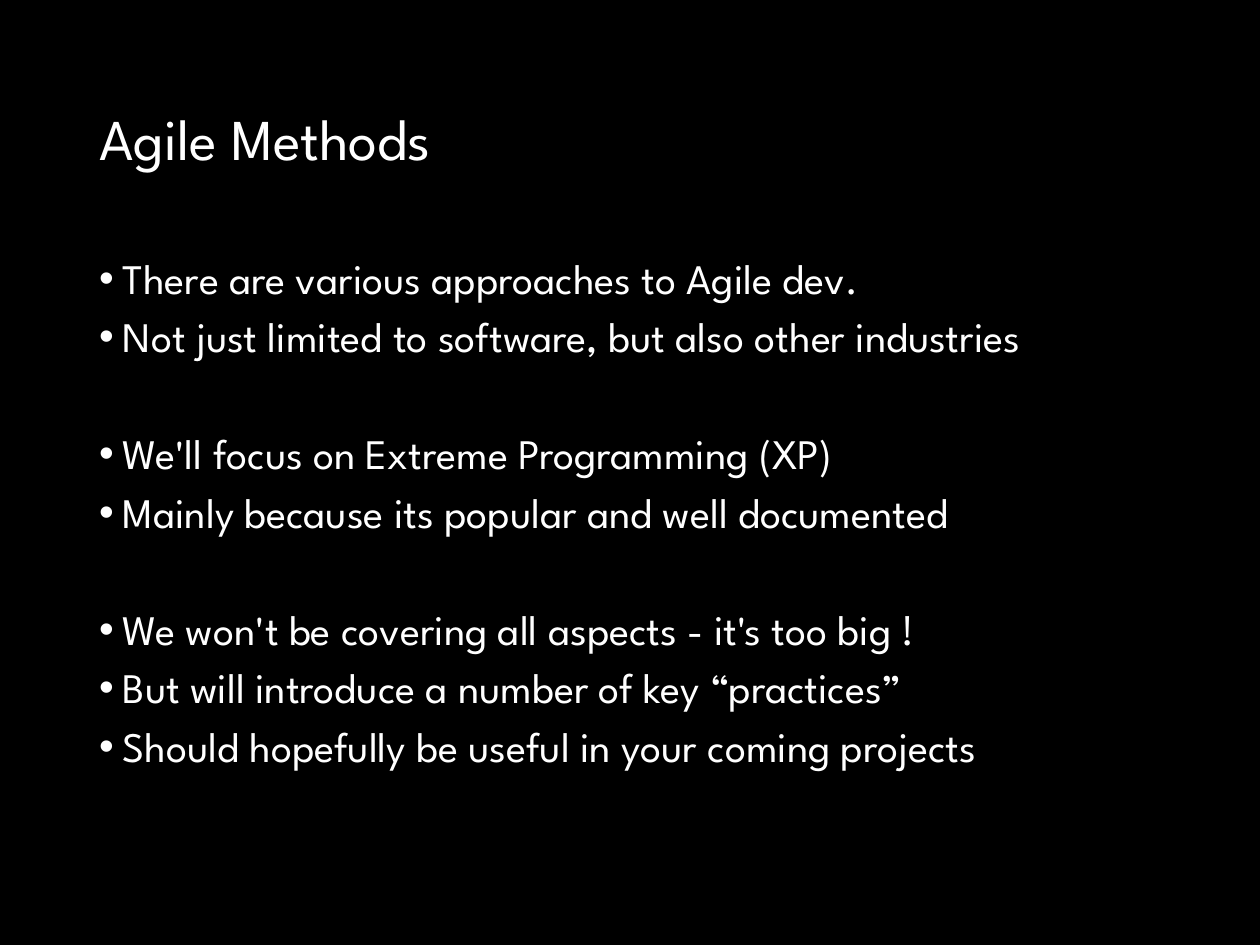
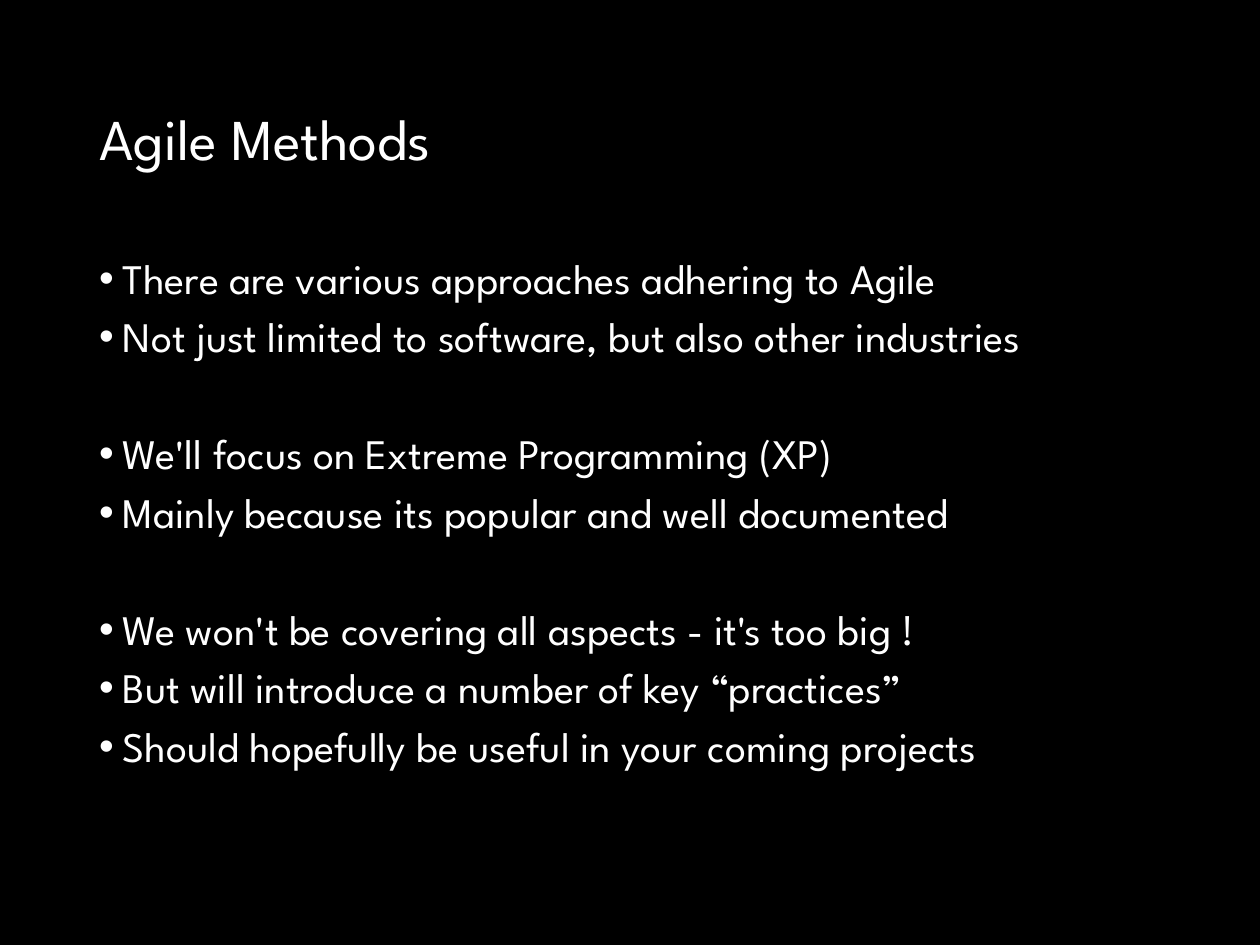
Before and after one commit to fossabot/SPE2018, a slide deck: slide 12 of Lecture Slides/04 Agile.pptx (slide 10 before the commit). Drawn at 1260x945 pixels with LibreOffice and Linux fonts; fonts in the diff are those of the drawing. Boxes give left, top, right and bottom in pixels: in the first picture for what was removed or moved away, otherwise in the second. Text is boxed around its words. In the diff, an @@ line names an element or a change of style, - is before the commit and + after.

```diff
--- a/Lecture Slides/04 Agile.pptx
+++ b/Lecture Slides/04 Agile.pptx
@@ text at bbox=[123, 265, 936, 304]: text changed @@
-• There are various approaches to Agile dev.
+• There are various approaches adhering to Agile
```
Also in this commit, not shown: 16 other slides changed.
